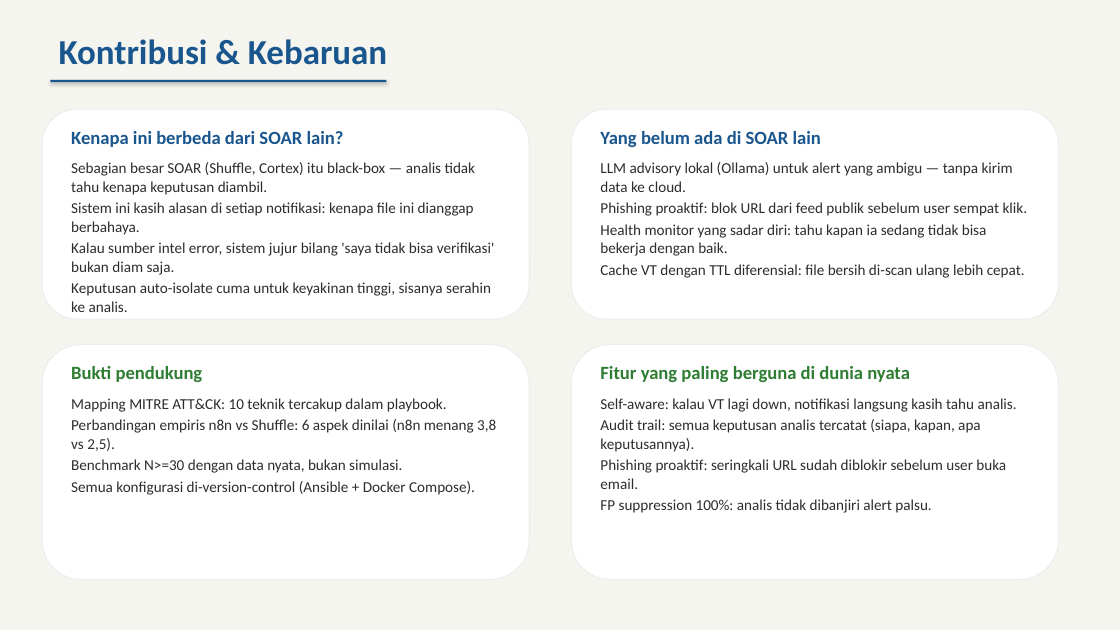
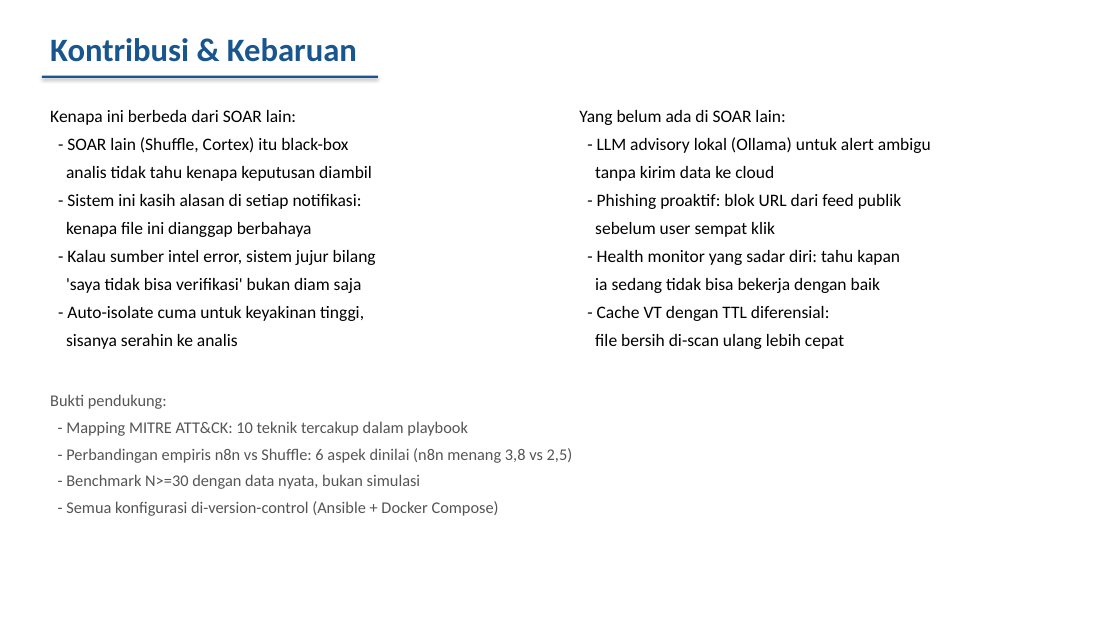
Before and after one commit to ravi-arnan/soar-project, a slide deck: slide 5 of docs/BIMBINGAN-TA-SOAR.pptx. Drawn at 1120x630 pixels with LibreOffice and Linux fonts; fonts in the diff are those of the drawing. Boxes give left, top, right and bottom in pixels: in the first picture for what was removed or moved away, otherwise in the second. Text is boxed around its words. In the diff, an @@ line names an element or a change of style, - is before the commit and + after.

Commit message:
docs: PPT bimbingan v3 — desain sederhana seperti PPT mahasiswa
- Background putih polos (bukan gradient/dark)
- Kotak flow pakai RECTANGLE biasa (bukan rounded neon)
- Tabel standar (bukan card styling)
- Bullet point biasa dengan indentasi
- Warna: hitam + biru tua saja
- Tidak ada emoji, gradient, atau shadow
- Lebih banyak teks, kurang visual berlebihan

```diff
--- a/docs/BIMBINGAN-TA-SOAR.pptx
+++ b/docs/BIMBINGAN-TA-SOAR.pptx
@@ background #F5F5F0 to #FFFFFF @@
@@ text "Kontribusi & Kebaruan": place and size @@
-text "Kontribusi & Kebaruan" at [59, 39, 387, 65]
+text "Kontribusi & Kebaruan" at [50, 38, 357, 62]
@@ text "Kontribusi & Kebaruan" at [50, 38, 357, 62]: size 30 to 28 pt @@
@@ rectangle: place and size @@
-rectangle at [50, 80, 386, 82]
+rectangle at [42, 76, 378, 78]
@@ rounded rectangle removed at [42, 109, 529, 319] @@
@@ text at [50, 110, 376, 349]: text changed; size 13 to 15 pt; text colour #2D2D2D to #000000 @@
-Kenapa ini berbeda dari SOAR lain?
-Sebagian besar SOAR (Shuffle, Cortex) itu black-box — analis tidak tahu kenapa keputusan diambil.
-Sistem ini kasih alasan di setiap notifikasi: kenapa file ini dianggap berbahaya.
-Kalau sumber intel error, sistem jujur bilang 'saya tidak bisa verifikasi' bukan diam saja.
-Keputusan auto-isolate cuma untuk keyakinan tinggi, sisanya serahin ke analis.
+Kenapa ini berbeda dari SOAR lain:
+- SOAR lain (Shuffle, Cortex) itu black-box
+analis tidak tahu kenapa keputusan diambil
+- Sistem ini kasih alasan di setiap notifikasi:
+kenapa file ini dianggap berbahaya
+- Kalau sumber intel error, sistem jujur bilang
+'saya tidak bisa verifikasi' bukan diam saja
+- Auto-isolate cuma untuk keyakinan tinggi,
+sisanya serahin ke analis
@@ rounded rectangle removed at [571, 109, 1059, 319] @@
@@ text at [579, 110, 931, 349]: text changed; size 13 to 15 pt; text colour #2D2D2D to #000000 @@
-Yang belum ada di SOAR lain
-LLM advisory lokal (Ollama) untuk alert yang ambigu — tanpa kirim data ke cloud.
-Phishing proaktif: blok URL dari feed publik sebelum user sempat klik.
-Health monitor yang sadar diri: tahu kapan ia sedang tidak bisa bekerja dengan baik.
-Cache VT dengan TTL diferensial: file bersih di-scan ulang lebih cepat.
+Yang belum ada di SOAR lain:
+- LLM advisory lokal (Ollama) untuk alert ambigu
+tanpa kirim data ke cloud
+- Phishing proaktif: blok URL dari feed publik
+sebelum user sempat klik
+- Health monitor yang sadar diri: tahu kapan
+ia sedang tidak bisa bekerja dengan baik
+- Cache VT dengan TTL diferensial:
+file bersih di-scan ulang lebih cepat
@@ rounded rectangle removed at [42, 344, 529, 580] @@
@@ rounded rectangle removed at [571, 344, 1059, 580] @@
@@ text removed at [600, 366, 1017, 513] @@
-Fitur yang paling berguna di dunia nyata
-Self-aware: kalau VT lagi down, notifikasi langsung kasih tahu analis.
-Audit trail: semua keputusan analis tercatat (siapa, kapan, apa keputusannya).
-Phishing proaktif: seringkali URL sudah diblokir sebelum user buka email.
-FP suppression 100%: analis tidak dibanjiri alert palsu.
@@ text at [50, 394, 573, 516]: text changed; size 13 to 14 pt; text colour #2D2D2D to #555555 @@
-Bukti pendukung
-Mapping MITRE ATT&CK: 10 teknik tercakup dalam playbook.
-Perbandingan empiris n8n vs Shuffle: 6 aspek dinilai (n8n menang 3,8 vs 2,5).
-Benchmark N>=30 dengan data nyata, bukan simulasi.
-Semua konfigurasi di-version-control (Ansible + Docker Compose).
+Bukti pendukung:
+- Mapping MITRE ATT&CK: 10 teknik tercakup dalam playbook
+- Perbandingan empiris n8n vs Shuffle: 6 aspek dinilai (n8n menang 3,8 vs 2,5)
+- Benchmark N>=30 dengan data nyata, bukan simulasi
+- Semua konfigurasi di-version-control (Ansible + Docker Compose)
```
Also in this commit, not shown: 6 other slides changed, 1 other file.
